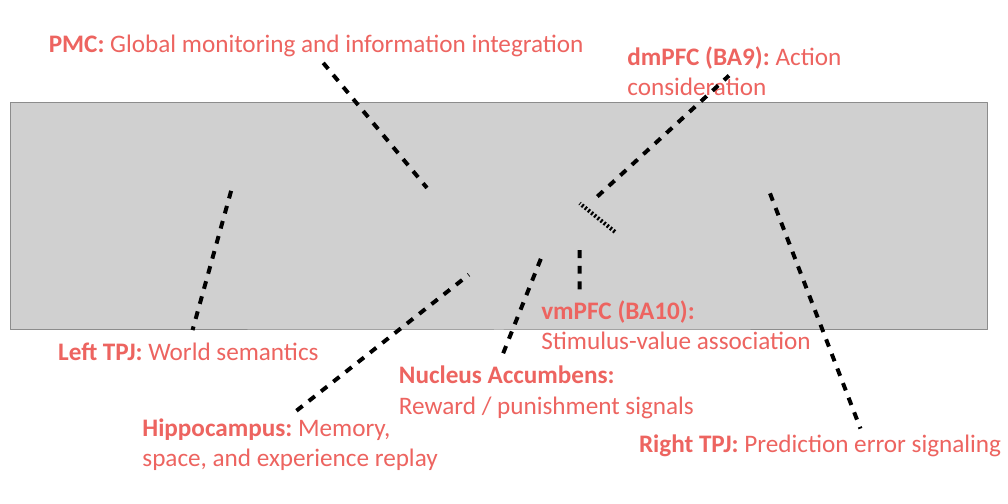
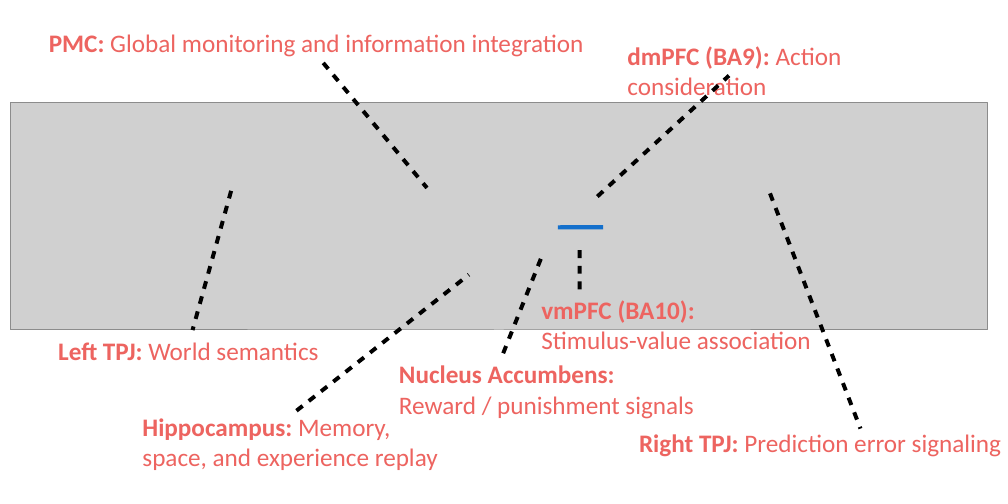
Before and after one commit to banilo/darkcontrol, a slide deck: slide 1 of paper/neurobiological_overview_DMN.odp. Drawn at 1008x504 pixels with LibreOffice and Linux fonts; fonts in the diff are those of the drawing; grey boxes stand for pictures. Boxes give left, top, right and bottom in pixels: in the first picture for what was removed or moved away, otherwise in the second. Text is boxed around its words. In the diff, an @@ line names an element or a change of style, - is before the commit and + after.

```diff
--- a/paper/neurobiological_overview_DMN.odp
+++ b/paper/neurobiological_overview_DMN.odp
@@ line moved from (615, 232) - (580, 204) to (603, 227) - (557, 227) @@
@@ line (603, 227) - (557, 227): stroke #000000 2.89 pt to #0066CC 2.89 pt @@
```
Also in this commit, not shown: 4 other files.
